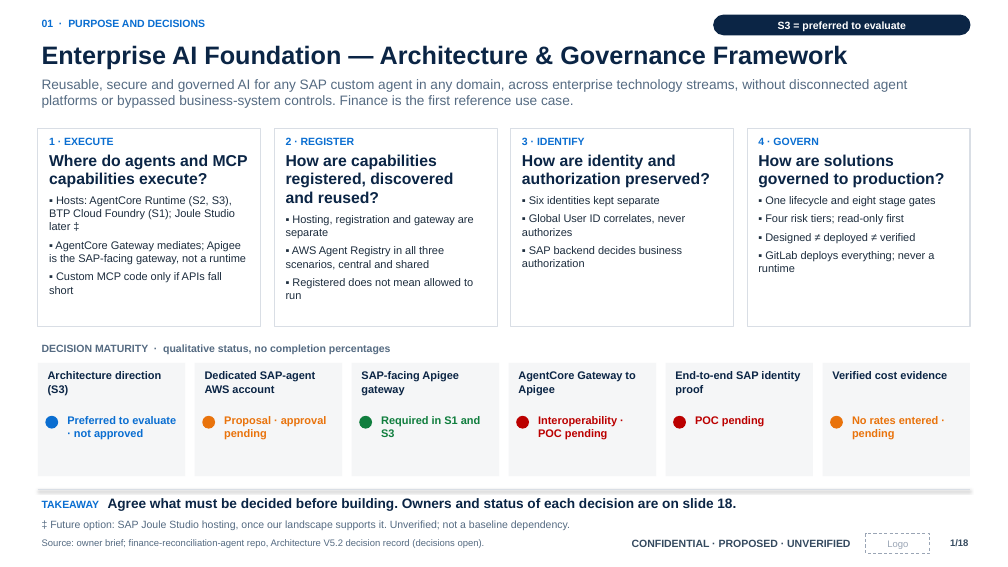
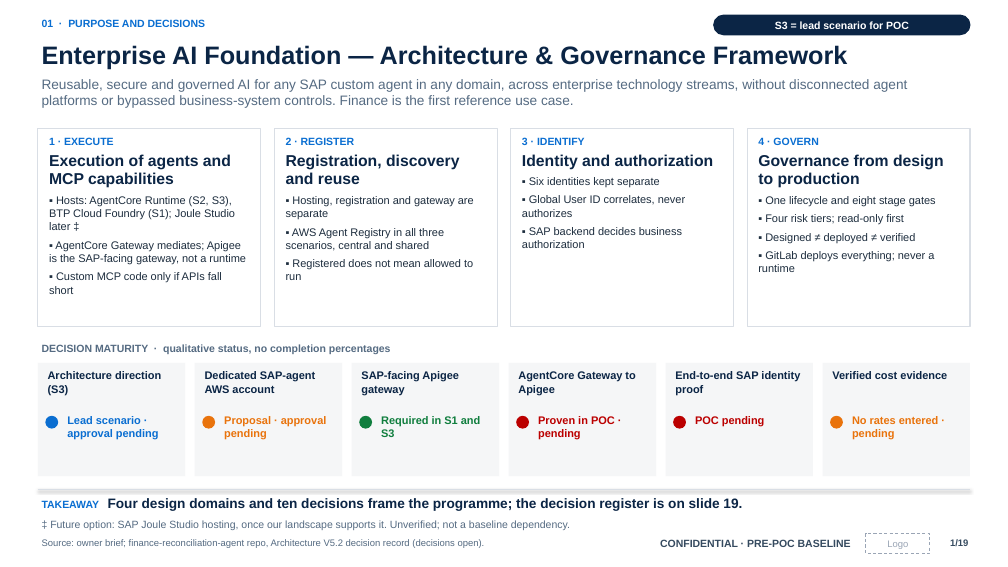
Before and after one commit to Iam-PrasadDeshpande/finance-reconciliation-agent, a slide deck: slide 1 of docs/Enterprise_AI_Foundation_Governance_V5_2.pptx. Drawn at 1008x567 pixels with LibreOffice and Linux fonts; fonts in the diff are those of the drawing. Boxes give left, top, right and bottom in pixels: in the first picture for what was removed or moved away, otherwise in the second. Text is boxed around its words. In the diff, an @@ line names an element or a change of style, - is before the commit and + after.

```diff
--- a/docs/Enterprise_AI_Foundation_Governance_V5_2.pptx
+++ b/docs/Enterprise_AI_Foundation_Governance_V5_2.pptx
@@ text in rounded rectangle at bbox=[775, 21, 909, 29]: text changed @@
-S3 = preferred to evaluate
+S3 = lead scenario for POC
@@ text at bbox=[49, 154, 231, 188]: text changed @@
-Where do agents and MCP capabilities execute?
+Execution of agents and MCP capabilities
@@ text at bbox=[286, 154, 459, 184]: text changed @@
-How are capabilities registered, discovered and reused?
+Registration, discovery and reuse
@@ text at bbox=[522, 154, 714, 170]: text changed @@
-How are identity and authorization preserved?
+Identity and authorization
@@ text at bbox=[758, 154, 944, 188]: text changed @@
-How are solutions governed to production?
+Governance from design to production
@@ text at bbox=[67, 416, 159, 440]: text changed @@
-Preferred to evaluate · not approved
+Lead scenario · approval pending
@@ text at bbox=[538, 416, 615, 440]: text changed @@
-Interoperability · POC pending
+Proven in POC · pending
@@ text at bbox=[42, 498, 742, 511]: text changed @@
-TAKEAWAY Agree what must be decided before building. Owners and status of each decision are on slide 18.
+TAKEAWAY Four design domains and ten decisions frame the programme; the decision register is on slide 19.
@@ text at bbox=[660, 539, 851, 547]: text changed @@
-CONFIDENTIAL · PROPOSED · UNVERIFIED
+CONFIDENTIAL · PRE-POC BASELINE
```
Also in this commit, not shown: 17 other slides changed, 1 slide added, 2 other files.
